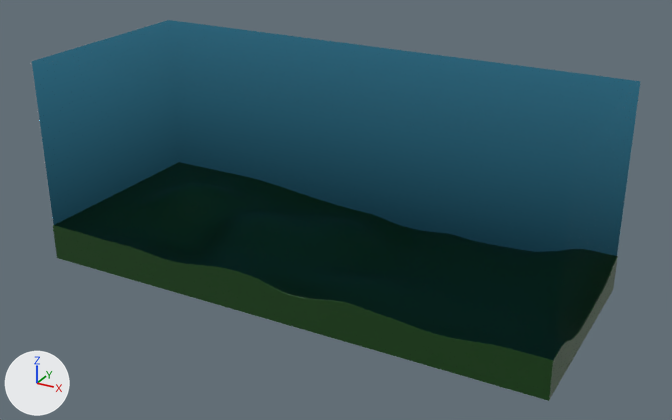
What one commit did to the Blender file scapes/classic/classic.blend.
Both versions are drawn from a camera (50 mm lens) standing at (0.589, -1.04, 0.473) and looking at (0.022, -0.009, -0.042). Lighting does not change. The marker at lower left points along +X, +Y and +Z. The picture after the commit comes second.

Objects in the first picture: 'Walls'.
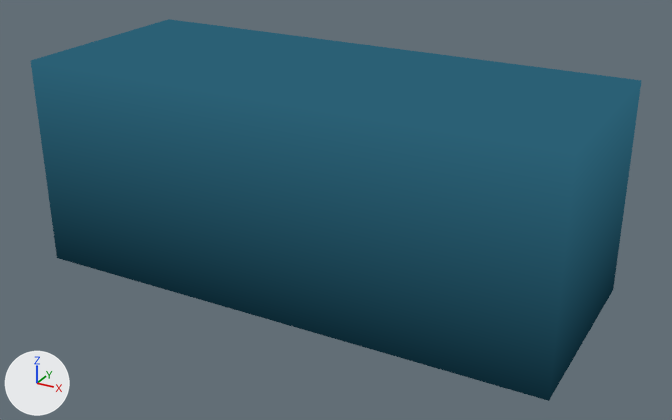
What differs and where, as boxes (x1, y1, x2, y2) in the pictures (672 x 420 px):
```json
{"object": "Walls", "change": "recoloured, surface changed", "before": [31, 19, 642, 401], "after": [31, 19, 642, 401], "on screen": "lighter"}
```

The change, as JSON lines over the scene's bpy script:
```json
{"block": "mat_inside", "change": "nodes: Attribute, BsdfTransparent, Emission, MixShader, NewGeometry, OutputMaterial"}
{"block": "mat_inside", "change": "nodes: Attribute, Background, OutputMaterial"}
{"block": "me_plane", "where": "me_plane.from_pydata(...)  # 8 vertices, 6 faces; spans x -0.375..0.375, y -0.15..0.15, z -0.15..0.15"}
{"block": "me_plane", "where": "# used by ob_walls; location = (0.0, 0.0, 0.0)"}
{"block": "me_plane", "change": "me_plane part 1: 6 faces spanning x -0.375..0.375, y -0.15..0.15, z -0.15..0.15 switch from mat_glass (white #ffffff) to mat_inside"}
{"op": "remove", "block": "ob_walls", "code": "_m = ob_walls.modifiers.new('Solidify', 'SOLIDIFY')"}
{"op": "remove", "block": "ob_walls", "code": "_m.thickness = 0.001"}
{"op": "remove", "block": "ob_walls", "code": "_m.material_offset = 1"}
{"op": "remove", "block": "ob_walls", "code": "_m.use_even_offset = True"}
```
